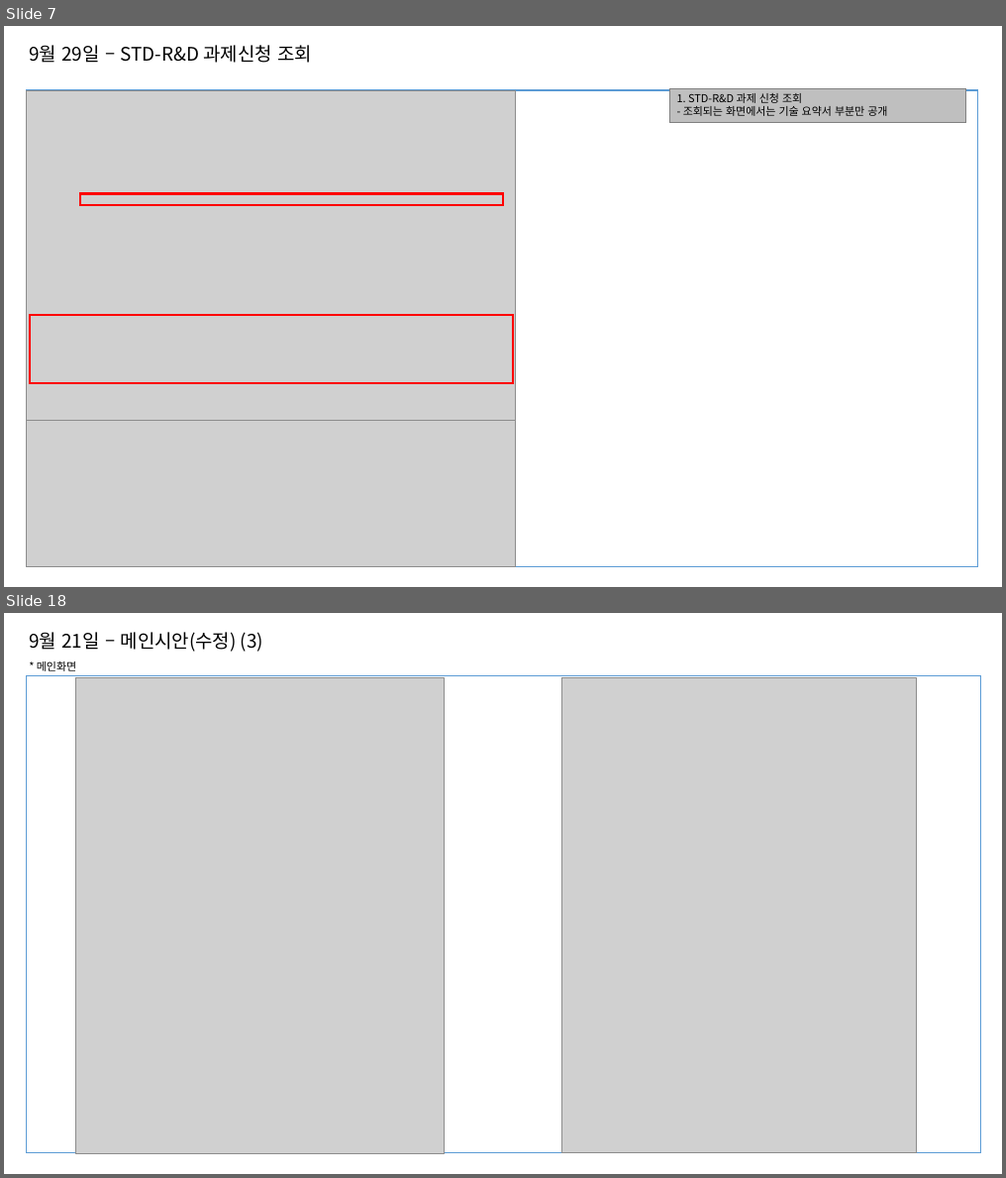
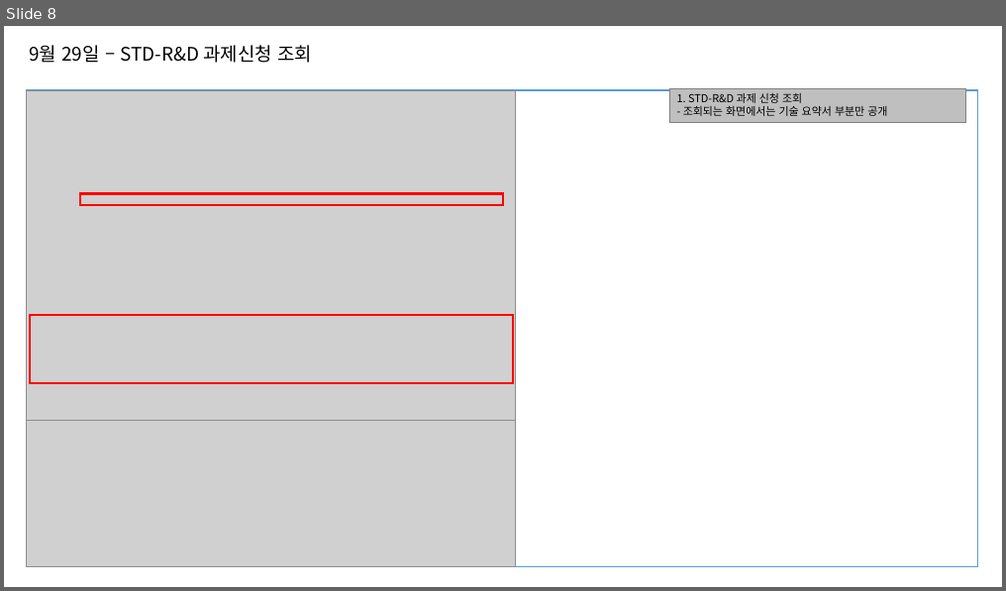
Before and after one commit to box3101/Association, a slide deck: 20220930_133718_임자혁_(jhim@ispark.kr)_표준협회_수정사항/20220930_사이트수정사항_v1.0.pptx. Shown one above the other, each under a label of ours: slides 7 and 18 before the commit, slide 8 after it; the slides between them are not shown. The pictures are 1006x1178 and 1006x591 pixels, drawn with LibreOffice and Linux fonts; fonts in the diff are those of the drawing; grey boxes stand for pictures. Boxes give left, top, right and bottom in pixels: in the first picture for what was removed or moved away, otherwise in the second. Text is boxed around its words. In the diff, an @@ line names an element or a change of style, - is before the commit and + after.

```diff
--- a/20220930_133718_임자혁_(jhim@ispark.kr)_표준협회_수정사항/20220930_사이트수정사항_v1.0.pptx
+++ b/20220930_133718_임자혁_(jhim@ispark.kr)_표준협회_수정사항/20220930_사이트수정사항_v1.0.pptx
@@ slide 18 removed at [4,613,1002,1174], background #FFFFFF @@
@@ text removed at [29,632,263,652] @@
-9월 21일 – 메인시안(수정) (3)
@@ text removed at [37,662,76,671] @@
-* 메인화면
@@ rectangle removed at [27,676,981,1154] @@
@@ picture removed at [75,678,445,1155] @@
@@ picture removed at [561,678,917,1153] @@
@@ what was slide 7 is now slide 8 @@
```
Also in this commit, not shown: 5 slides changed, 1 slide added, 14 other slides removed, 11 other files.
